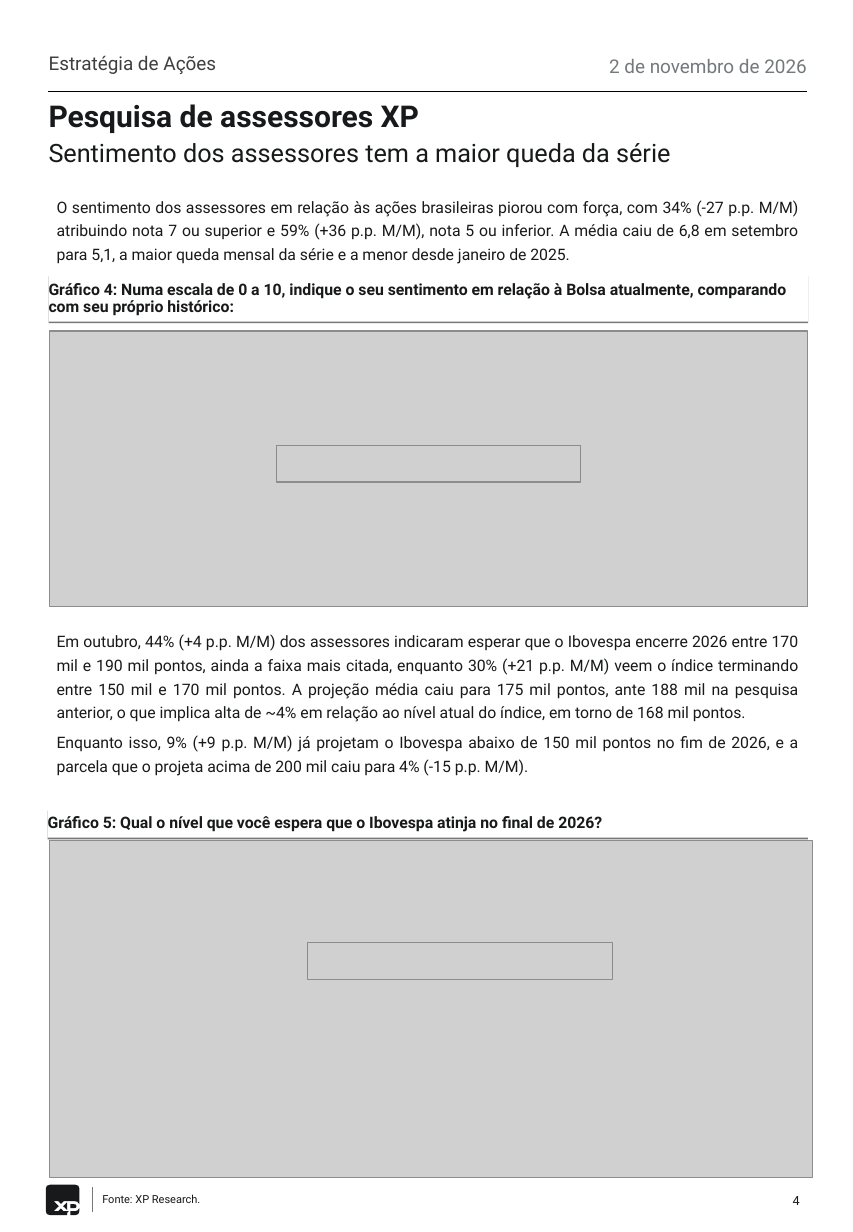
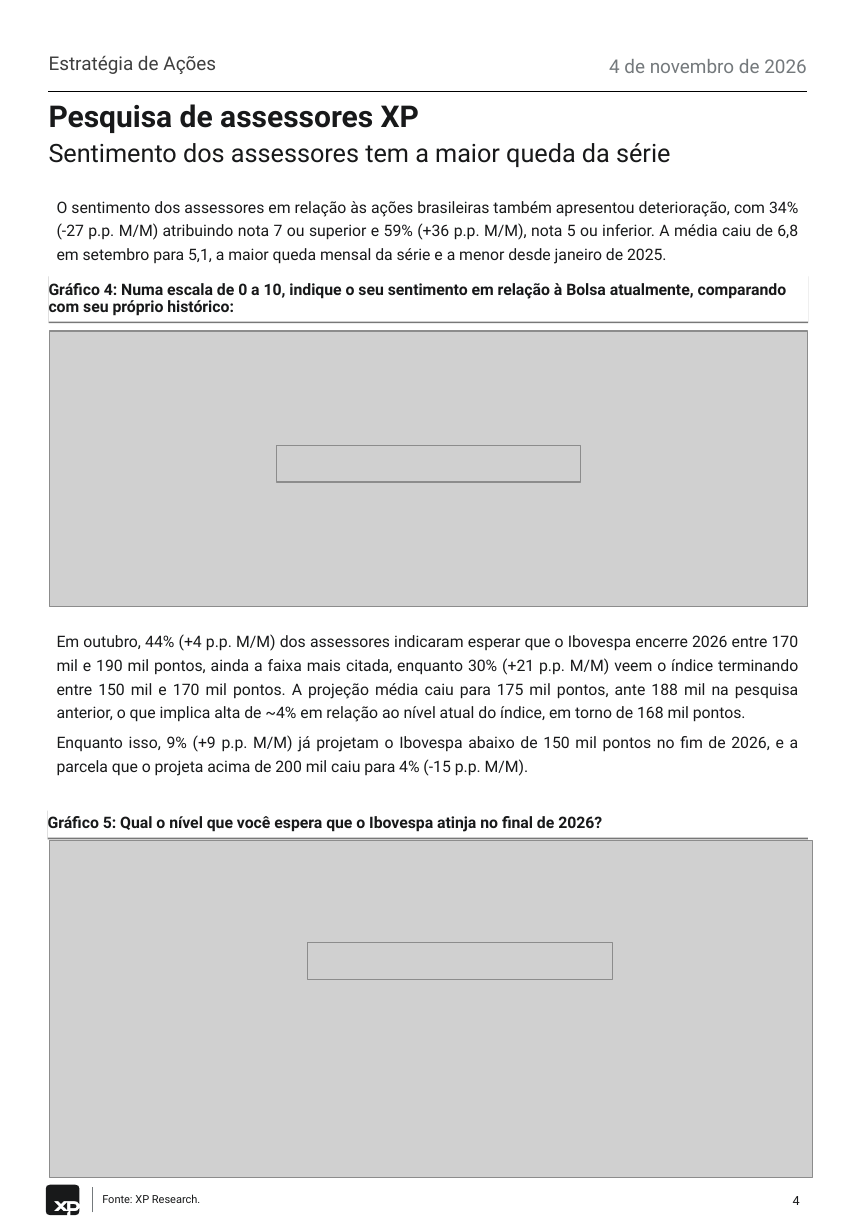
Before and after one commit to CaioLSouza/datasets, a slide deck: slide 4 of pesquisa_assessores_outubro_2026/XP Pesquisa de Assessores - Outubro 2026.pptx. Drawn at 853x1232 pixels with LibreOffice and Linux fonts; fonts in the diff are those of the drawing; grey boxes stand for pictures. Boxes give left, top, right and bottom in pixels: in the first picture for what was removed or moved away, otherwise in the second. Text is boxed around its words. In the diff, an @@ line names an element or a change of style, - is before the commit and + after.

```diff
--- a/pesquisa_assessores_outubro_2026/XP Pesquisa de Assessores - Outubro 2026.pptx
+++ b/pesquisa_assessores_outubro_2026/XP Pesquisa de Assessores - Outubro 2026.pptx
@@ text at [609, 59, 807, 73]: text changed @@
-2 de novembro de 2026
+4 de novembro de 2026
@@ text at [57, 201, 798, 264]: text changed @@
-O sentimento dos assessores em relação às ações brasileiras piorou com força, com 34% (-27 p.p. M/M) atribuindo nota 7 ou superior e 59% (+36 p.p. M/M), nota 5 ou inferior. A média caiu de 6,8 em setembro para 5,1, a maior queda mensal da série e a menor desde janeiro de 2025.
+O sentimento dos assessores em relação às ações brasileiras também apresentou deterioração, com 34% (-27 p.p. M/M) atribuindo nota 7 ou superior e 59% (+36 p.p. M/M), nota 5 ou inferior. A média caiu de 6,8 em setembro para 5,1, a maior queda mensal da série e a menor desde janeiro de 2025.
```
Also in this commit, not shown: 6 other slides changed, 3 other files.
